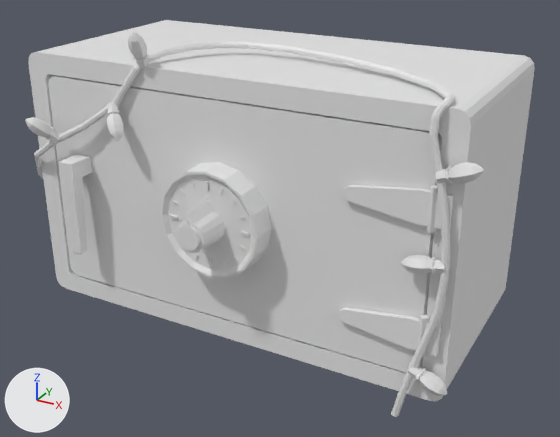
The Blender file Assets/Models/Dial.blend as it was, and as the next commit left it.
Before and after are seen from a 50 mm camera at (21.3, -31.0, 16.8) aimed at (1.2, 5.6, -1.6). The axes (+X, +Y, +Z) are drawn at lower left. The lights are the same throughout.
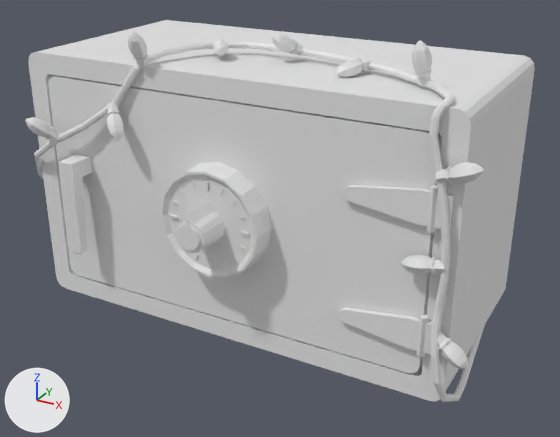
Location of each change, (x1, y1, x2, y2) in pixels of the pictures (560 x 437 px):
'BezierCurve', reshaped (7% wider)
    before: (34, 41, 455, 417)
    after: (34, 41, 485, 402)
'Circle.015', moved, turned
    before: (418, 370, 447, 396)
    after: (440, 341, 468, 369)
'Circle.023', added
    after: (412, 40, 432, 74)
'Circle.021', added
    after: (336, 59, 363, 78)
'Circle.019', added
    after: (271, 33, 297, 53)
'Circle.014', moved, turned
    before: (408, 366, 426, 382)
    after: (437, 331, 451, 350)
'Circle.017', added
    after: (213, 39, 228, 56)
'Circle.022', added
    after: (414, 69, 432, 86)
'Circle.020', added
    after: (357, 56, 371, 73)
'Circle.018', added
    after: (289, 39, 304, 55)

What changed in the scene script:
```text
Change cu_beziercurve:
    remove _sp.bezier_points.foreach_set('co', [-1.335, 5.96, -5.643, -0.947, 0.511, 0.0529, 7.544, 0.0421, 7.52, 11.18, 5.501, 8.196, 24.3, 0.909, 7.878, 24.3, -0.24, 5.127, 24.93, -0.24, -2.089, 23.18, -0.24, -8.797])
    remove _sp.bezier_points.foreach_set('handle_left', [-1.518, 6.497, -6.065, -1.132, 1.921, -2.035, 5.635, 0.0421, 3.231, 8.283, 4.831, 8.208, 23.43, 3.751, 7.927, 23.43, -0.34, 7.864, 25.47, -0.34, 0.73, 23.72, -0.34, -5.979])
    remove _sp.bezier_points.foreach_set('handle_right', [-0.359, 3.092, -3.386, -0.674, -1.577, 3.146, 7.957, 0.0421, 8.448, 15.17, 6.428, 8.179, 24.59, -0.0625, 7.862, 24.6, -0.205, 4.159, 24.74, -0.205, -3.086, 22.98, -0.205, -9.794])
    remove for _p, _l, _r in zip(_sp.bezier_points, ['ALIGNED', 'ALIGNED', 'ALIGNED', 'ALIGNED', 'ALIGNED', 'ALIGNED', 'ALIGNED', 'ALIGNED'], ['ALIGNED', 'ALIGNED', 'ALIGNED', 'ALIGNED', 'ALIGNED', 'ALIGNED', 'ALIGNED', 'ALIGNED']): _p.handle_left_type = _l; _p.handle_right_type = _r
    _sp: cu_beziercurve.splines.new('BEZIER'); _sp.bezier_points.add(7) -> cu_beziercurve.splines.new('BEZIER'); _sp.bezier_points.add(8)
    add _sp.bezier_points.foreach_set('co', [-1.335, 5.96, -5.643, -0.947, 0.511, 0.0529, 7.544, 0.0421, 7.52, 11.18, 5.501, 8.196, 24.3, 0.909, 7.878, 24.3, -0.24, 5.127, 24.93, -0.24, -2.089, 25.92, 1.101, -7.639, 25.13, 13.08, -7.365])
    add _sp.bezier_points.foreach_set('handle_left', [-1.518, 6.497, -6.065, -1.132, 1.921, -2.035, 5.635, 0.0421, 3.231, 8.283, 4.831, 8.208, 23.43, 3.751, 7.927, 23.43, -0.34, 7.864, 25.47, -0.34, 0.73, 25.45, -1.7, -7.213, 24.66, 10.28, -6.939])
    add _sp.bezier_points.foreach_set('handle_right', [-0.359, 3.092, -3.386, -0.674, -1.577, 3.146, 7.957, 0.0421, 8.448, 15.17, 6.428, 8.179, 24.59, -0.0625, 7.862, 24.6, -0.205, 4.159, 24.74, -0.205, -3.086, 26.08, 2.092, -7.79, 25.29, 14.07, -7.515])
    add for _p, _l, _r in zip(_sp.bezier_points, ['ALIGNED', 'ALIGNED', 'ALIGNED', 'ALIGNED', 'ALIGNED', 'ALIGNED', 'ALIGNED', 'ALIGNED', 'ALIGNED'], ['ALIGNED', 'ALIGNED', 'ALIGNED', 'ALIGNED', 'ALIGNED', 'ALIGNED', 'ALIGNED', 'ALIGNED', 'ALIGNED']): _p.handle_left_type = _l; _p.handle_right_type = _r
Change ob_circle_014:
    ob_circle_014.location: (11.34, 0.76, -5.68) -> (12.43, 0.76, -3.45)
    ob_circle_014.rotation_euler: (2.011, 0.471, 1.693) -> (2.269, 0.429, 1.806)  # degrees (115, 27, 97) -> degrees (130, 25, 103)
Change ob_circle_015:
    ob_circle_015.location: (11.34, 0.76, -5.68) -> (12.43, 0.76, -3.45)
    ob_circle_015.rotation_euler: (2.011, 0.471, 1.693) -> (2.269, 0.429, 1.806)  # degrees (115, 27, 97) -> degrees (130, 25, 103)
Add ob_circle_023:
    ob_circle_023 = bpy.data.objects.new('Circle.023', me_circle_016.copy())  # the mesh of ob_circle_015
    ob_circle_023.location = (9.9, 3.88, 7.89)
    ob_circle_023.rotation_euler = (0.0772, -0.233, 0.829)  # degrees (4.4, -13, 47)
    ob_circle_023.scale = (0.241, 0.241, 0.241)
Add ob_circle_022:
    ob_circle_022 = bpy.data.objects.new('Circle.022', me_circle_015.copy())  # the mesh of ob_circle_014
    ob_circle_022.location = (9.9, 3.88, 7.89)
    ob_circle_022.rotation_euler = (0.0772, -0.233, 0.829)  # degrees (4.4, -13, 47)
    ob_circle_022.scale = (0.302, 0.302, 0.302)
Add ob_circle_021:
    ob_circle_021 = bpy.data.objects.new('Circle.021', me_circle_016.copy())  # the mesh of ob_circle_015
    ob_circle_021.location = (6.24, 5.67, 8.18)
    ob_circle_021.rotation_euler = (1.799, -0.956, -0.572)  # degrees (103, -55, -33)
    ob_circle_021.scale = (0.241, 0.241, 0.241)
Add ob_circle_020:
    ob_circle_020 = bpy.data.objects.new('Circle.020', me_circle_015.copy())  # the mesh of ob_circle_014
    ob_circle_020.location = (6.24, 5.67, 8.18)
    ob_circle_020.rotation_euler = (1.799, -0.956, -0.572)  # degrees (103, -55, -33)
    ob_circle_020.scale = (0.302, 0.302, 0.302)
Add ob_circle_019:
    ob_circle_019 = bpy.data.objects.new('Circle.019', me_circle_016.copy())  # the mesh of ob_circle_015
    ob_circle_019.location = (1.89, 6.65, 8.18)
    ob_circle_019.rotation_euler = (0.626, -1.006, 0.437)  # degrees (36, -58, 25)
    ob_circle_019.scale = (0.241, 0.241, 0.241)
Add ob_circle_018:
    ob_circle_018 = bpy.data.objects.new('Circle.018', me_circle_015.copy())  # the mesh of ob_circle_014
    ob_circle_018.location = (1.89, 6.65, 8.18)
    ob_circle_018.rotation_euler = (0.626, -1.006, 0.437)  # degrees (36, -58, 25)
    ob_circle_018.scale = (0.302, 0.302, 0.302)
Add ob_circle_017:
    ob_circle_017 = bpy.data.objects.new('Circle.017', me_circle_016.copy())  # the mesh of ob_circle_015
    ob_circle_017.location = (-2.7, 5.74, 8.18)
    ob_circle_017.rotation_euler = (1.371, -1.052, 0.776)  # degrees (79, -60, 44)
    ob_circle_017.scale = (0.241, 0.241, 0.241)
```
